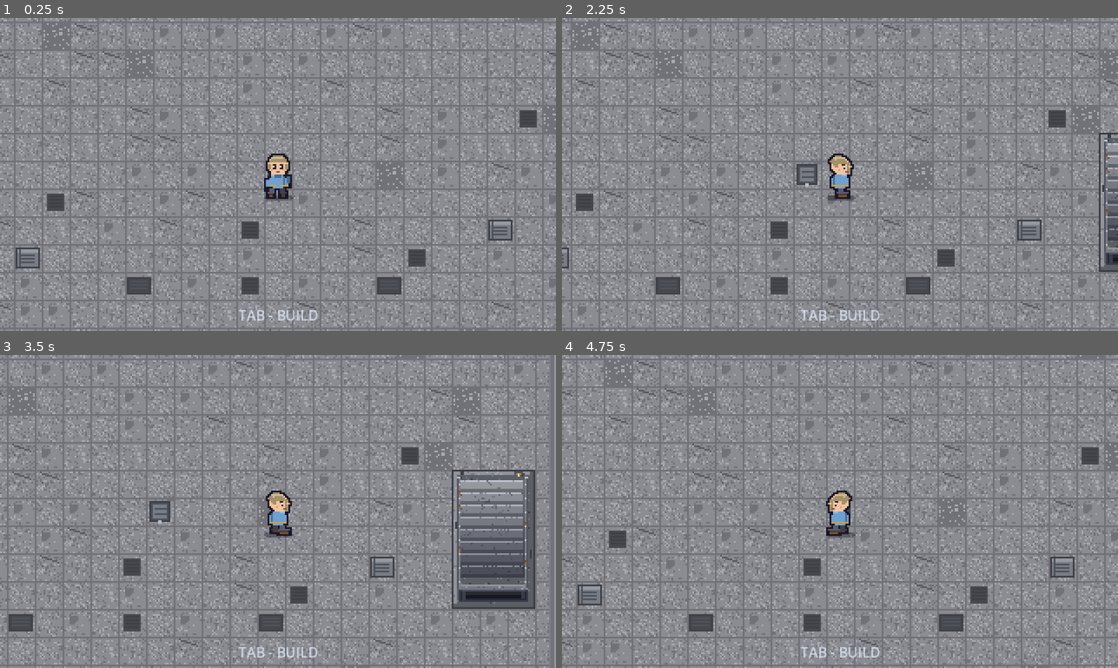
Above: before the commit, frames 1-4 (two rows, left to right).
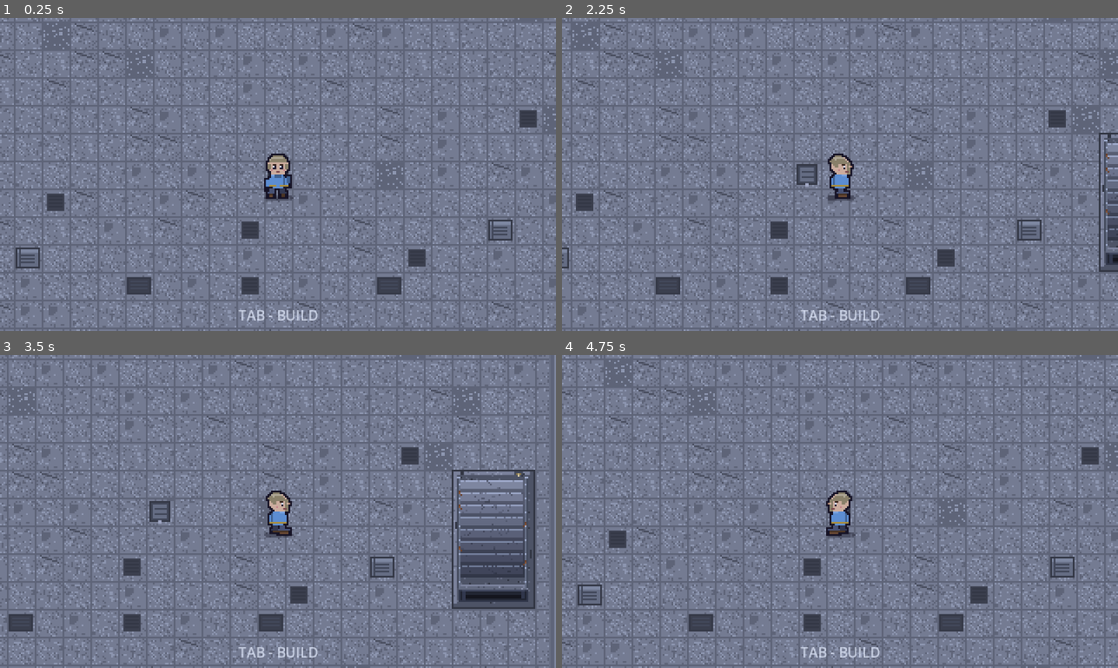
Above: after the commit, the same moments.

Repository: zhoucswift-cmd/pixel-survivor
Game: Godot game, scene res://scenes/base.tscn
Same seed, same stepped clock (60 frames per second), same inputs: the game is played once before the commit and once after it.
Inputs (mouse positions are in pixels of both pictures, inside the frame that each line leads up to):
- Up to frame 1 (0.25 s): no input
- Up to frame 2 (2.25 s): tap Enter at 0.5, 2 s; drag from (840, 174) to (895, 105) at 0.52 s; tap Space at 1.25 s; drag from (728, 190) to (812, 237) at 1.27 s; move the mouse to (895, 105) at 2.02 s; hold D (move_right) from 2.03 s (still down); hold E (interact) from 2.03 s (still down)
- Up to frame 3 (3.5 s): release D (move_right) at 2.75 s; release E (interact) at 2.75 s; drag from (250, 574) to (111, 464) at 2.77 s
- Up to frame 4 (4.75 s): tap Space at 3.5 s; move the mouse to (1006, 558) at 3.52 s; hold A (move_left) 3.53-4.25 s; hold E (interact) 3.53-4.25 s; tap U at 3.6 s; drag from (673, 464) to (756, 433) at 4.27 s

The runs differ from the first frame. In frame 1, 12% of the frame differs, in the area x 0-100%, y 0-100%; in frame 2, 12%; in frame 3, 11%; in frame 4, 12%.

Commit message:
art: 城市背景改成夜景氛围版（灯光/霓虹/火光/雾/车灯），基地加夜色 CanvasModulate

Diff:
--- a/scenes/base.tscn
+++ b/scenes/base.tscn
@@ -17,6 +17,10 @@
 
 [node name="Base" type="Node2D"]
 script = ExtResource("1_scene")
+
+[node name="NightTint" type="CanvasModulate" parent="."]
+color = Color(0.84, 0.88, 1, 1)
+
 
 [node name="City" type="Sprite2D" parent="."]
 z_index = -20
Binary file changed: assets/base/city_background.aseprite
Binary file changed: assets/base/city_background.png
Binary file changed: docs/screenshots/base_city.png
Binary file added: docs/screenshots/base_city_bottom.png
